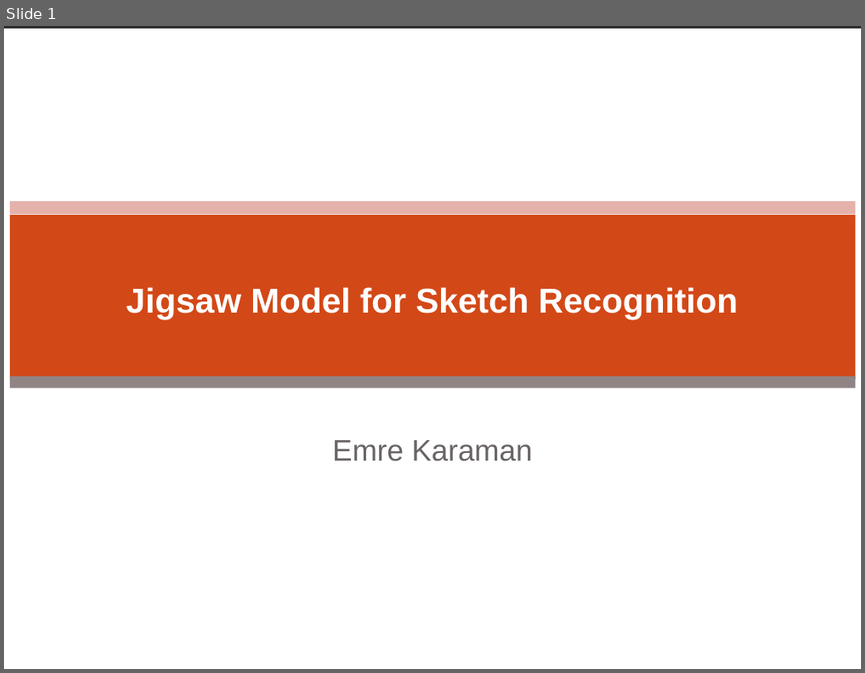
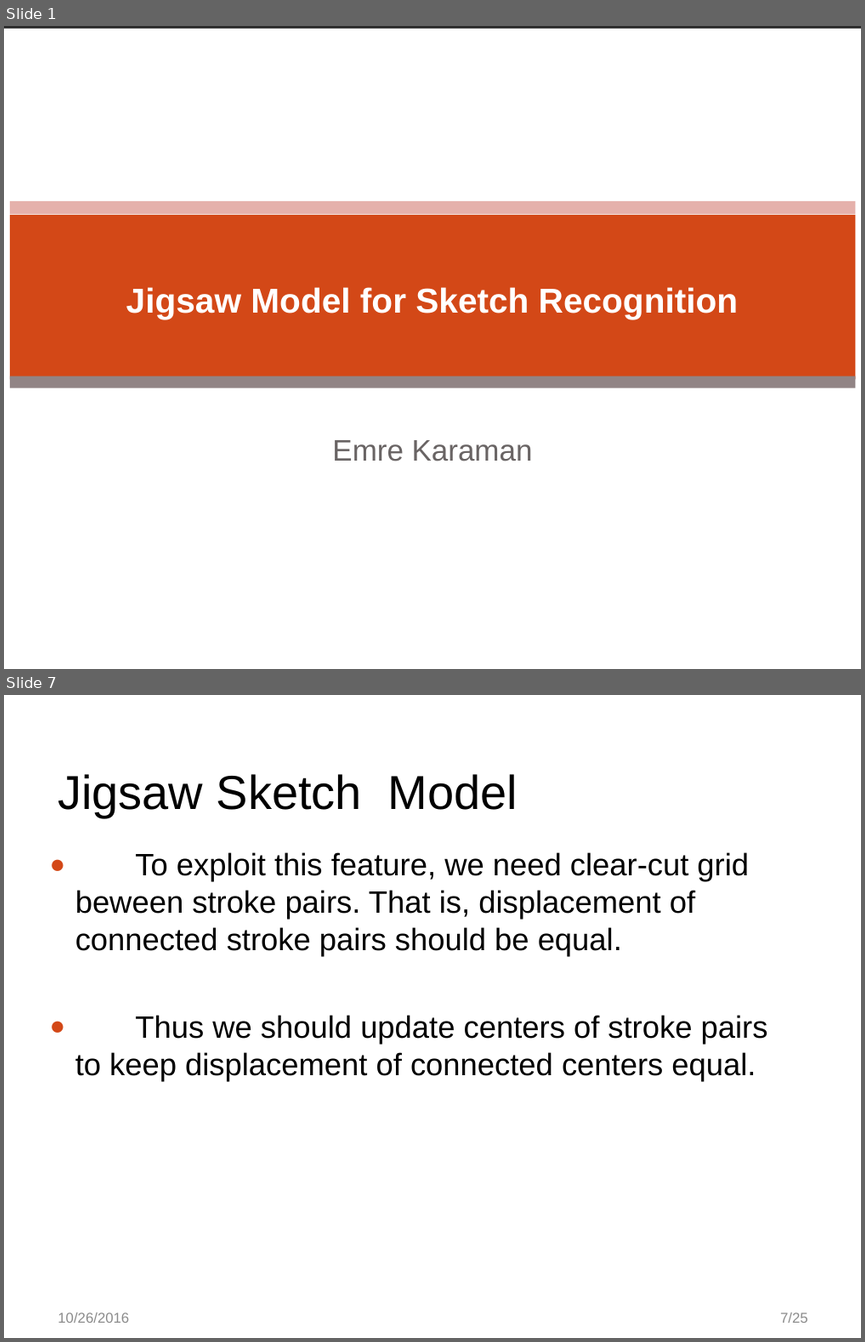
Before and after one commit to ekaraman/Research, a slide deck: jigsawSketch/Jigsaw_161026.pptx. Shown one above the other, each under a label of ours: slide 1 before the commit, slides 1 and 7 after it; the slides between them are not shown. The pictures are 865x673 and 865x1342 pixels, drawn with LibreOffice and Linux fonts; fonts in the diff are those of the drawing; background and template pictures are left out; a plain dark background stands for a picture behind light text. Boxes give left, top, right and bottom in pixels: in the first picture for what was removed or moved away, otherwise in the second. Text is boxed around its words. In the diff, an @@ line names an element or a change of style, - is before the commit and + after.

```diff
--- a/jigsawSketch/Jigsaw_161026.pptx
+++ b/jigsawSketch/Jigsaw_161026.pptx
@@ slide 7 added at bbox=[4, 695, 861, 1338], background #FFFFFF @@
@@ title added at bbox=[58, 774, 517, 817], 40 pt, text #000000 @@
+Jigsaw Sketch Model
@@ text added at bbox=[75, 852, 768, 1082], 26 pt, text #000000 @@
+● To exploit this feature, we need clear-cut grid beween stroke pairs. That is, displacement of connected stroke pairs should be equal.
+● Thus we should update centers of stroke pairs to keep displacement of connected centers equal.
@@ text added at bbox=[58, 1312, 129, 1322], 12 pt, text #8C8C8C @@
+10/26/2016
@@ page number added at bbox=[780, 1312, 808, 1322], 12 pt, text #8C8C8C @@
+7/25
```
Also in this commit, not shown: 6 slides changed, 3 other slides added, 24 slides removed.
